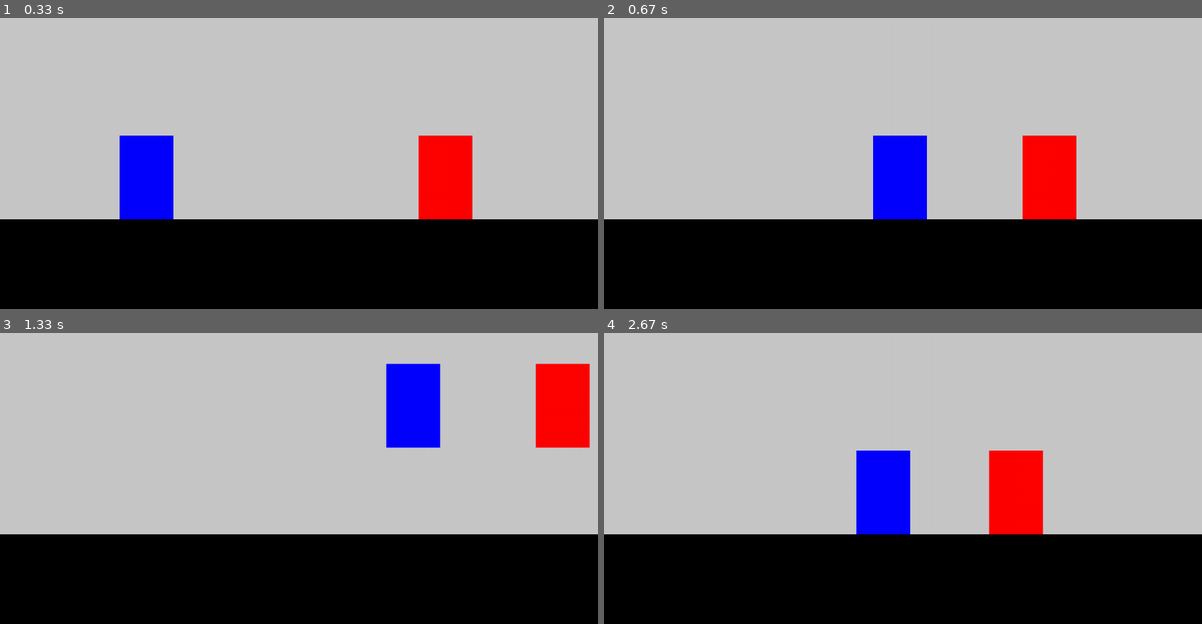
Above: before the commit, frames 1-4 (two rows, left to right).
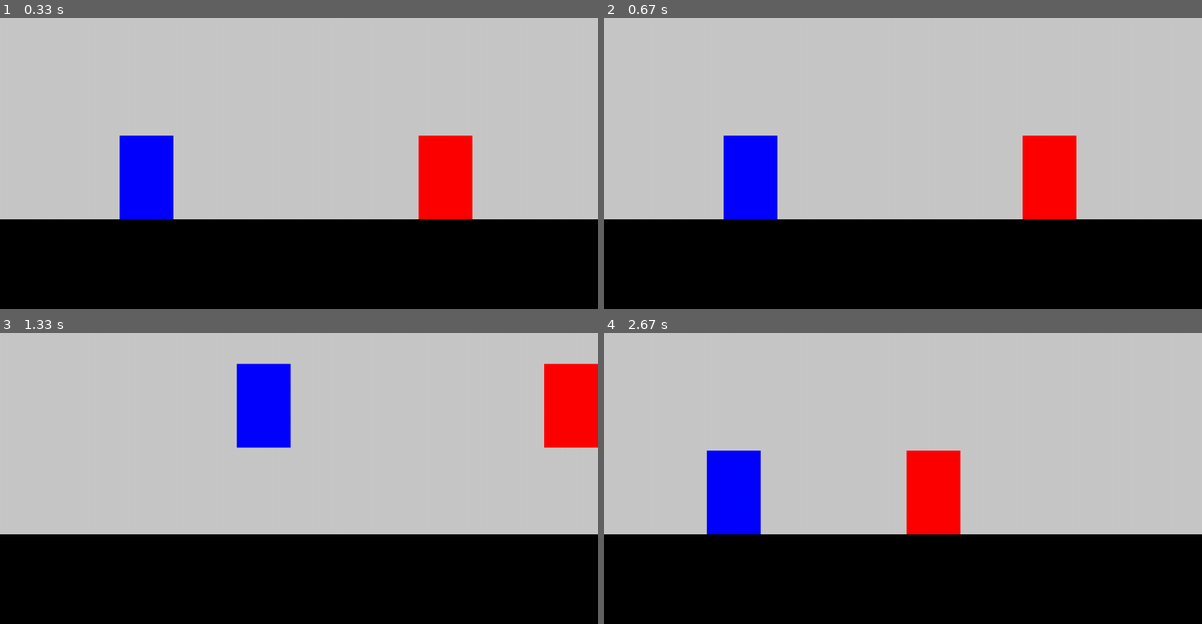
Above: after the commit, the same moments.

Repository: mariano3232/pygame
Game: pygame game, started from main.py
Two runs of this game, one before a commit and one after it. Both use one fixed random seed, a clock stepped at 60 frames per second and the inputs below.
Inputs:
- Up to frame 1 (0.33 s): no input
- Up to frame 2 (0.67 s): tap Y at 0.33 s
- Up to frame 3 (1.33 s): hold Right 0.67-1.13 s; hold D 0.67-1.13 s; tap K at 0.82 s; hold Up from 1.17 s (still down); hold W from 1.17 s (still down)
- Up to frame 4 (2.67 s): release Up at 1.47 s; release W at 1.47 s; hold Right 1.5-1.97 s; hold D 1.5-1.97 s; tap T at 1.65 s; hold Left 2-2.53 s; hold A 2-2.53 s; tap K at 2.15 s; hold Left from 2.57 s (still down); hold A from 2.57 s (still down)

Frame 1 is identical in both runs. In frame 2, 5.2% of the frame differs, in the area x 20-54%, y 40-70%; in frame 3, 6.1%; in frame 4, 10%, in the area x 17-74%, y 40-70%.

Commit message:
attacks with hitbox startup active and recovery frames

Diff:
--- a/character.py
+++ b/character.py
@@ -8,11 +8,33 @@
         self.jumping = False
         self.dash = False
         self.dash_timer = 0
-        self.recovery = False
+        self.startup = 0
+        self.recovery = 0
+        self.attacking = 0
+        self.attack_data = {
+            'startup': 10,
+            'active': 10,
+            'recovery': 10,
+            'rect': pygame.Rect(self.rect.centerx + 40, self.rect.centery -40, 100, 30)
+        }
+
     def draw(self, screen, color):
         pygame.draw.rect(screen, color, self.rect)
+        if self.attacking:
+            pygame.draw.rect(screen, (255,0,0), self.attack_data['rect'])
 
-    def move(self, screen_width, screen_height, floor_height):
+    def attack(self):
+        attack_data = {
+            'startup': 4,
+            'active': 2,
+            'recovery': 2,
+            'rect': pygame.Rect(self.rect.centerx + 40, self.rect.centery -40, 100, 30)
+        }
+        self.attack_data = attack_data
+        self.startup = attack_data['startup']
+        self.attacking = attack_data['active']
+
+    def move(self, screen, screen_width, screen_height, floor_height):
         SPEED = 7
         JUMPING_SPEED = 8
         DASH_SPEED = 25
@@ -22,11 +44,20 @@
         dy = 0
 
         key = pygame.key.get_pressed()
+        hitbox = pygame.Rect(0,0,300,150)
+        pygame.draw.rect(screen, (255,0,0), hitbox)
 
+        #Ataque
+        if key[self.controls['attack']]:
+            self.attack()
+
+        if self.startup > 0 : self.startup -= 1
+        if self.attacking > 0 and not self.startup : self.attacking -= 1
+        if self.attacking == 1 : self.recovery = self.attack_data['recovery']
         # Movimiento horizontal
-        if key[self.controls['left']] and not self.jumping and not self.recovery:
+        if key[self.controls['left']] and not self.jumping and not self.recovery and not self.startup:
             dx = -SPEED
-        if key[self.controls['right']] and not self.jumping and not self.recovery:
+        if key[self.controls['right']] and not self.jumping and not self.recovery and not self.startup:
             dx = SPEED
 
         # Jump
--- a/main.py
+++ b/main.py
@@ -22,13 +22,15 @@
     'left':pygame.K_a,
     'right':pygame.K_d,
     'up':pygame.K_w,
-    'dash':pygame.K_y,
+    'dash':pygame.K_t,
+    'attack':pygame.K_y,
 }
 controls2 = {
     'left':pygame.K_LEFT,
     'right':pygame.K_RIGHT,
     'up':pygame.K_UP,
-    'dash':pygame.K_h,
+    'dash':pygame.K_k,
+    'attack':pygame.K_l,
 }
 
 fighter_1 = Character(200, SCREEN_HEIGHT - FLOOR_HEIGHT - 140, controls1)
@@ -51,8 +53,8 @@
 
     key = pygame.key.get_pressed()
     if key:
-        fighter_1.move(SCREEN_WIDTH, SCREEN_HEIGHT, FLOOR_HEIGHT)
-        fighter_2.move(SCREEN_WIDTH, SCREEN_HEIGHT, FLOOR_HEIGHT)
+        fighter_1.move(screen,SCREEN_WIDTH, SCREEN_HEIGHT, FLOOR_HEIGHT)
+        fighter_2.move(screen,SCREEN_WIDTH, SCREEN_HEIGHT, FLOOR_HEIGHT)
 
     update_screen()
     pygame.display.update()
